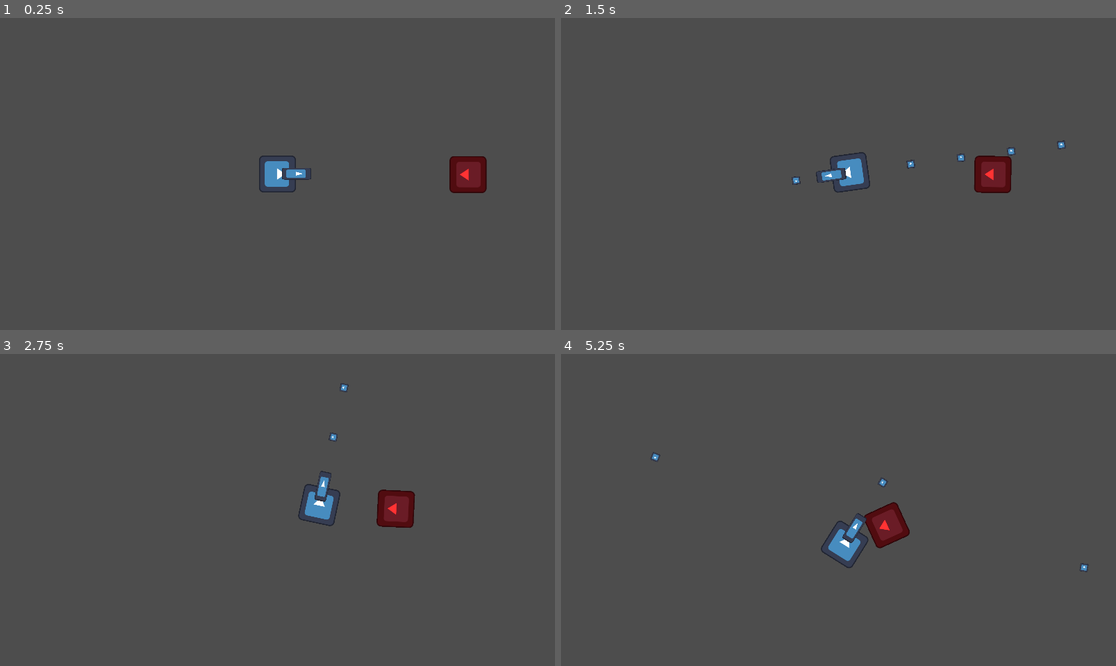
Above: before the commit, frames 1-4 (two rows, left to right).
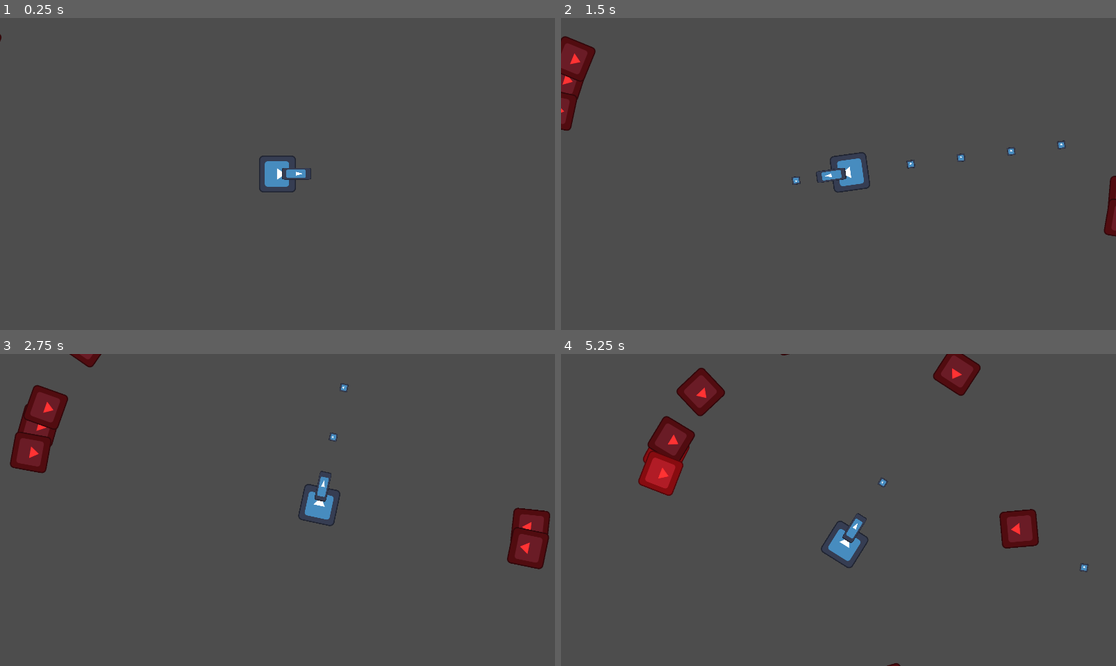
Above: after the commit, the same moments.

Repository: Trulle1234/orion-game-numero-dos
Game: Godot game, scene res://scenes/level.tscn
Same seed, same stepped clock (60 frames per second), same inputs: the game is played once before the commit and once after it. The engine's default icon, where the game draws it, is replaced by a stand-in: a white triangle on a blue panel in a dark square.
Inputs (mouse positions are in pixels of both pictures, inside the frame that each line leads up to):
- Up to frame 1 (0.25 s): no input
- Up to frame 2 (1.5 s): tap Enter at 0.5 s; move the mouse to (960, 158) at 0.52 s; hold Right 0.53-1.28 s; hold Space (shoot) 0.53-1.28 s; move the mouse to (727, 189) at 1.27 s; hold S (down) from 1.28 s (still down); tap Space (shoot) at 1.35 s
- Up to frame 3 (2.75 s): move the mouse to (333, 441) at 2.02 s; release S (down) at 2.03 s; hold Right from 2.03 s (still down); hold Space (shoot) from 2.03 s (still down); tap Alt at 2.1 s
- Up to frame 4 (5.25 s): move the mouse to (810, 572) at 2.77 s; release Right at 2.78 s; release Space (shoot) at 2.78 s; hold W (up) 2.78-3.53 s; tap Shift at 2.85 s; tap Space (shoot) at 3.05, 4.35 s; move the mouse to (1005, 556) at 3.52 s; hold Space (shoot) 3.53-4.28 s; hold Left 3.53-5.03 s; move the mouse to (672, 463) at 4.27 s; move the mouse to (866, 510) at 5.02 s; hold S (down) from 5.03 s (still down); hold Space (shoot) from 5.03 s (still down); tap Alt at 5.1 s

The runs differ from the first frame. In frame 1, 0.8% of the frame differs, in the area x 0-88%, y 5-57%; in frame 2, 2.2%; in frame 3, 4.0%; in frame 4, 4.7%, in the area x 13-87%, y 0-100%.

Commit message:
well its a start innit

Diff:
--- a/project.godot
+++ b/project.godot
@@ -30,22 +30,10 @@
 
 [input]
 
-right={
+shoot={
 "deadzone": 0.2,
-"events": [Object(InputEventKey,"resource_local_to_scene":fa …(140 unchanged characters)… d":false,"keycode":0,"physical_keycode":4194321,"key_label":0,"unicode":0,"location":0,"echo":false,"script":null)
-, Object(InputEventKey,"resource_local_to_scene":false,"resource_name":"","device":-1,"window_id":0,"alt_pressed":false,"shift_pressed":false,"ctrl_pressed":false,"meta_pressed":false,"pressed":false,"keycode":0,"physical_keycode":68,"key_label":0,"unicode":100,"location":0,"echo":false,"script":null)
-]
-}
-left={
-"deadzone": 0.2,
-"events": [Object(InputEventKey,"resource_local_to_scene":false,"resource_name":"","device":-1,"window_id":0,"alt_pressed":false,"shift_pressed":false,"ctrl_pressed":false,"meta_pressed":false,"pressed":false,"keycode":0,"physical_keycode":65,"key_label":0,"unicode":97,"location":0,"echo":false,"script":null)
-, Object(InputEventKey,"resource_local_to_scene":false,"resource_name":"","device":-1,"window_id":0,"alt_pressed":false,"shift_pressed":false,"ctrl_pressed":false,"meta_pressed":false,"pressed":false,"keycode":0,"physical_keycode":4194319,"key_label":0,"unicode":0,"location":0,"echo":false,"script":null)
-]
-}
-down={
-"deadzone": 0.2,
-"events": [Object(InputEventKey,"resource_local_to_scene":false,"resource_name":"","device":-1,"window_id":0,"alt_pressed":false,"shift_pressed":false,"ctrl_pressed":false,"meta_pressed":false,"pressed":false,"keycode":0,"physical_keycode":83,"key_label":0,"unicode":115,"location":0,"echo":false,"script":null)
-, Object(InputEventKey,"resource_local_to_scene":false,"resource_name":"","device":-1,"window_id":0,"alt_pressed":false,"shift_pressed":false,"ctrl_pressed":false,"meta_pressed":false,"pressed":false,"keycode":0,"physical_keycode":4194322,"key_label":0,"unicode":0,"location":0,"echo":false,"script":null)
+"events": [Object(InputEventKey,"resource_local_to_scene":fa …(140 unchanged characters)… d":false,"keycode":0,"physical_keycode":32,"key_label":0,"unicode":32,"location":0,"echo":false,"script":null)
+, Object(InputEventMouseButton,"resource_local_to_scene":false,"resource_name":"","device":-1,"window_id":0,"alt_pressed":false,"shift_pressed":false,"ctrl_pressed":false,"meta_pressed":false,"button_mask":1,"position":Vector2(204, 16),"global_position":Vector2(213, 64),"factor":1.0,"button_index":1,"canceled":false,"pressed":true,"double_click":false,"script":null)
 ]
 }
 up={
@@ -54,10 +42,10 @@
 , Object(InputEventKey,"resource_local_to_scene":false,"resource_name":"","device":-1,"window_id":0,"alt_pressed":false …(186 unchanged characters)…
 ]
 }
-shoot={
+down={
 "deadzone": 0.2,
-"events": [Object(InputEventKey,"resource_local_to_scene":fa …(140 unchanged characters)… d":false,"keycode":0,"physical_keycode":32,"key_label":0,"unicode":32,"location":0,"echo":false,"script":null)
-, Object(InputEventMouseButton,"resource_local_to_scene":false,"resource_name":"","device":-1,"window_id":0,"alt_pressed":false,"shift_pressed":false,"ctrl_pressed":false,"meta_pressed":false,"button_mask":1,"position":Vector2(204, 16),"global_position":Vector2(213, 64),"factor":1.0,"button_index":1,"canceled":false,"pressed":true,"double_click":false,"script":null)
+"events": [Object(InputEventKey,"resource_local_to_scene":fa …(140 unchanged characters)… d":false,"keycode":0,"physical_keycode":83,"key_label":0,"unicode":115,"location":0,"echo":false,"script":null)
+, Object(InputEventKey,"resource_local_to_scene":false,"resource_name":"","device":-1,"window_id":0,"alt_pressed":false,"shift_pressed":false,"ctrl_pressed":false,"meta_pressed":false,"pressed":false,"keycode":0,"physical_keycode":4194322,"key_label":0,"unicode":0,"location":0,"echo":false,"script":null)
 ]
 }
 
--- /dev/null
+++ b/scenes/enemy_spawner.tscn
@@ -0,0 +1,6 @@
+[gd_scene format=3 uid="uid://8d60jp6c8fm2"]
+
+[ext_resource type="Script" uid="uid://cpik633cblvhr" path="res://scrips/enemy_spawner.gd" id="1_ewhtn"]
+
+[node name="EnemySpawner" type="Node2D" unique_id=587158997]
+script = ExtResource("1_ewhtn")
--- a/scenes/level.tscn
+++ b/scenes/level.tscn
@@ -2,14 +2,38 @@
 
 [ext_resource type="PackedScene" uid="uid://ckudr8chj1kgo" path="res://scenes/player.tscn" id="1_u52ul"]
 [ext_resource type="Script" uid="uid://xukciel3osfg" path="res://scrips/level.gd" id="1_w8frs"]
-[ext_resource type="PackedScene" uid="uid://2oqfqxx5b61g" path="res://scenes/enemy.tscn" id="2_w7c3h"]
+[ext_resource type="PackedScene" uid="uid://8d60jp6c8fm2" path="res://scenes/enemy_spawner.tscn" id="4_mx8sn"]
+
+[sub_resource type="SegmentShape2D" id="SegmentShape2D_w8frs"]
+b = Vector2(1920, 0)
+
+[sub_resource type="SegmentShape2D" id="SegmentShape2D_mx8sn"]
+b = Vector2(0, -1081)
 
 [node name="Level" type="Node2D" unique_id=645687155]
 script = ExtResource("1_w8frs")
 
 [node name="Player" parent="." unique_id=1499441316 instance=ExtResource("1_u52ul")]
-unique_name_in_owner = true
 position = Vector2(960, 540)
 
-[node name="Enemy" parent="." unique_id=638015216 instance=ExtResource("2_w7c3h")]
-position = Vector2(1644, 542)
+[node name="EnemySpawner" parent="." unique_id=587158997 instance=ExtResource("4_mx8sn")]
+position = Vector2(960, 540)
+
+[node name="Border" type="StaticBody2D" parent="." unique_id=527028576]
+collision_layer = 8
+
+[node name="Up" type="CollisionShape2D" parent="Border" unique_id=1717491577]
+position = Vector2(0, -80)
+shape = SubResource("SegmentShape2D_w8frs")
+
+[node name="Down" type="CollisionShape2D" parent="Border" unique_id=228339507]
+position = Vector2(0, 1160)
+shape = SubResource("SegmentShape2D_w8frs")
+
+[node name="Left" type="CollisionShape2D" parent="Border" unique_id=548012490]
+position = Vector2(-80, 1080)
+shape = SubResource("SegmentShape2D_mx8sn")
+
+[node name="Right" type="CollisionShape2D" parent="Border" unique_id=2134809051]
+position = Vector2(2000, 1080)
+shape = SubResource("SegmentShape2D_mx8sn")
--- a/scrips/enemy.gd
+++ b/scrips/enemy.gd
@@ -1,13 +1,14 @@
 extends CharacterBody2D
 
 @onready var area_2d: Area2D = $Area2D
+var player: CharacterBody2D
 
-var health = 3
+var health = 1
 
 func _ready():
 	add_to_group("enemy")
-
 	modulate = 	Color(1.5, 0.2, 0.2)
+	player = get_tree().get_first_node_in_group("player")
 
 func take_damage(hp):
 	health -= hp
@@ -19,7 +20,7 @@
 		queue_free()
 
 func _physics_process(delta: float) -> void:
-	look_at(%Player.position)
+	look_at(player.position)
 
 	if not area_2d.has_overlapping_bodies():
 		position += transform.x * Level.enemy_speed * delta
--- /dev/null
+++ b/scrips/enemy_spawner.gd
@@ -0,0 +1,20 @@
+extends Node2D
+
+var enemy_scene = preload("res://scenes/enemy.tscn")
+
+func _ready() -> void:
+	for i in range(10):
+		spawn_enemy_in_circle()
+
+func spawn_enemy_in_circle():
+	var enemy = enemy_scene.instantiate()
+
+	var angle = randf_range(0, 2 * PI)
+
+	var spawn_pos = Vector2(
+		cos(angle) * Level.enemy_spawn_radius,
+		sin(angle) * Level.enemy_spawn_radius
+	)
+
+	enemy.position = global_position + spawn_pos
+	get_tree().current_scene.add_child.call_deferred(enemy)
--- a/scrips/level.gd
+++ b/scrips/level.gd
@@ -1,8 +1,6 @@
 extends Node2D
 
 var player_speed = 200
-var enemy_speed = 100
-
 var strength = 1
 
 var shoot_cooldown = 0.2
@@ -10,3 +8,6 @@
 
 const damage_cooldown = 0.5
 var damage_timer = 0
+
+var enemy_spawn_radius = 1150
+var enemy_speed = 100
--- a/scrips/player.gd
+++ b/scrips/player.gd
@@ -8,6 +8,9 @@
 const ROTATION_OFFSET = 90
 
 var health = 10
+
+func _ready() -> void:
+	add_to_group("player")
 
 func _physics_process(delta: float) -> void:
 	look_at(get_global_mouse_position())
@@ -38,6 +41,10 @@
 		health -= 1
 		Level.damage_timer = Level.damage_cooldown
 
+		modulate = 	Color(2.5, 0.2, 0.2)
+		await get_tree().create_timer(0.15).timeout
+		modulate = 	Color(1, 1, 1)
+
 		if health <= 0:
 			print("game over")
 
Not shown, added: scrips/enemy_spawner.gd.uid
